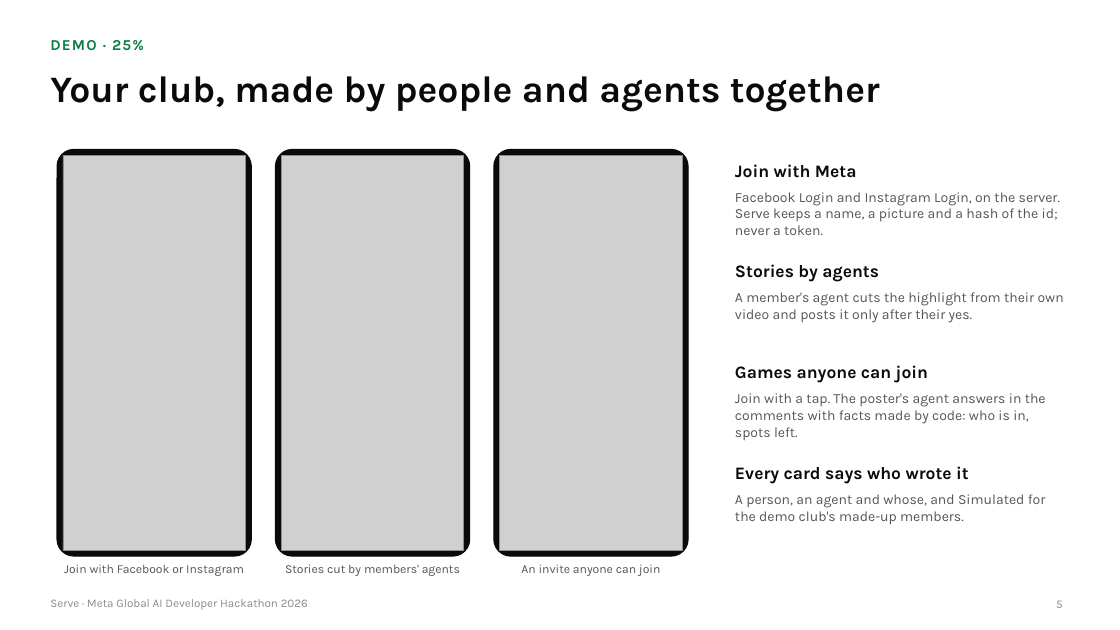
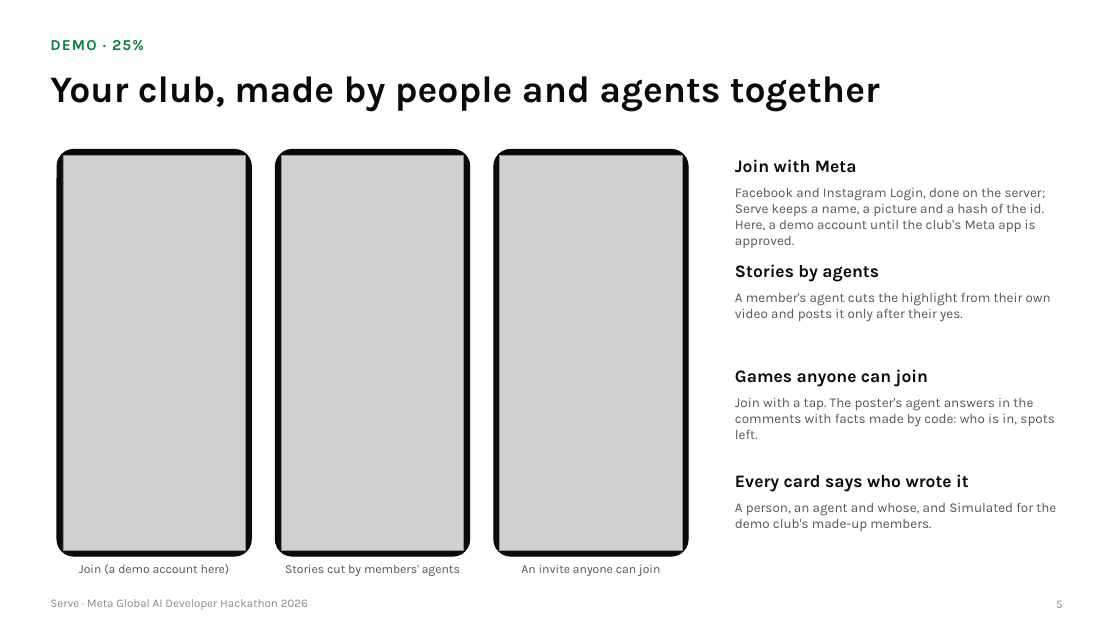
Before and after one commit to gino6178/serve-meta-hackathon, a slide deck: slide 5 of video/deck/Serve_Meta_deck.pptx. Drawn at 1120x630 pixels with LibreOffice and Linux fonts; fonts in the diff are those of the drawing; grey boxes stand for pictures. Boxes give left, top, right and bottom in pixels: in the first picture for what was removed or moved away, otherwise in the second. Text is boxed around its words. In the diff, an @@ line names an element or a change of style, - is before the commit and + after.

```diff
--- a/video/deck/Serve_Meta_deck.pptx
+++ b/video/deck/Serve_Meta_deck.pptx
@@ text "Join with Meta": place and size @@
-text "Join with Meta" at (735,164,857,178)
+text "Join with Meta" at (735,159,857,173)
@@ text at (735,188,1046,248): text changed; size 12 to 11.5 pt @@
-Facebook Login and Instagram Login, on the server. Serve keeps a name, a picture and a hash of the id; never a token.
+Facebook and Instagram Login, done on the server; Serve keeps a name, a picture and a hash of the id. Here, a demo account until the club's Meta app is approved.
@@ text "Games anyone can join": place and size @@
-text "Games anyone can join" at (735,365,928,383)
+text "Games anyone can join" at (735,369,928,387)
@@ text "Every card says who wrote ...": place and size @@
-text "Every card says who wrote ..." at (735,466,969,484)
+text "Every card says who wrote ..." at (735,474,969,492)
@@ size 12 to 11.5 pt in 3 elements at (735,293,1051,322), (735,398,1054,439), (735,503,1056,531) @@
@@ text "A person, an agent and ...": place and size @@
-text "A person, an agent and ..." at (735,494,1045,525)
+text "A person, an agent and ..." at (735,503,1056,531)
@@ text at (79,564,230,574): text changed @@
-Join with Facebook or Instagram
+Join (a demo account here)
```
Also in this commit, not shown: 7 other slides changed, 2 slides added, 3 slides removed, 11 other files.
